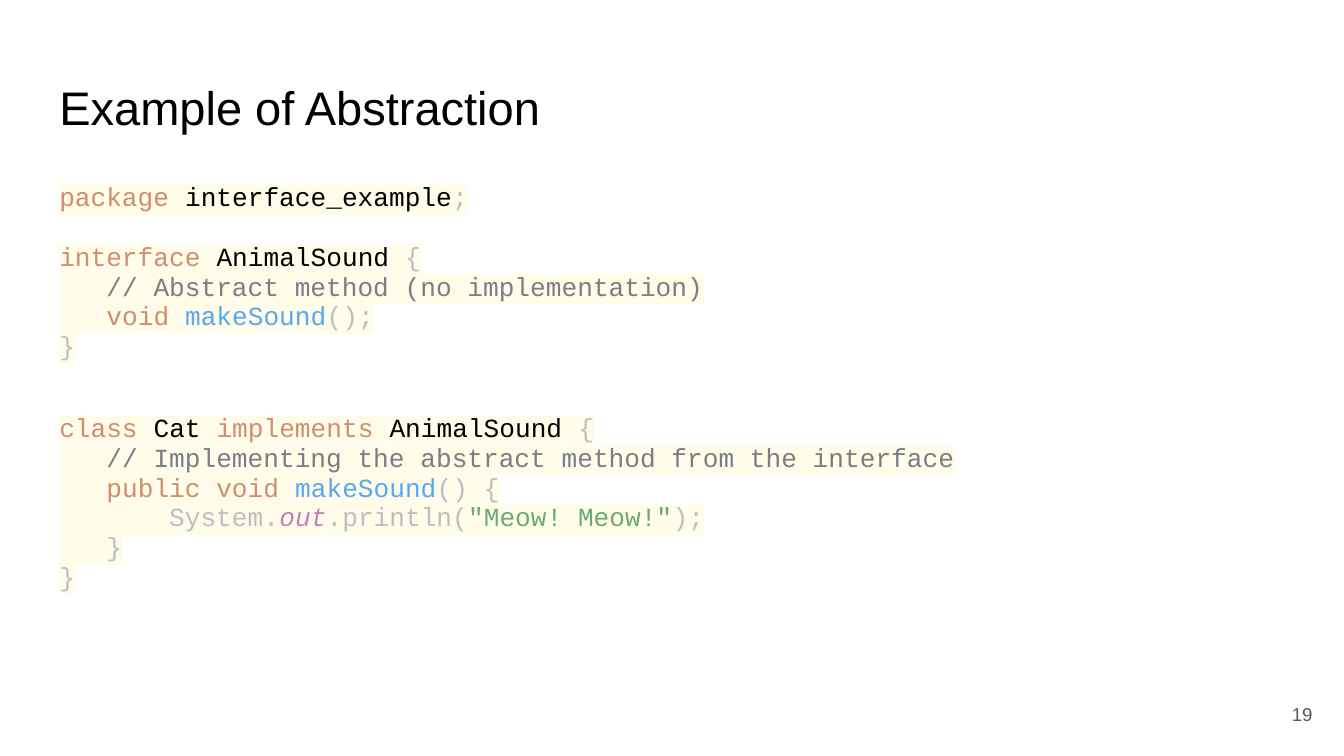
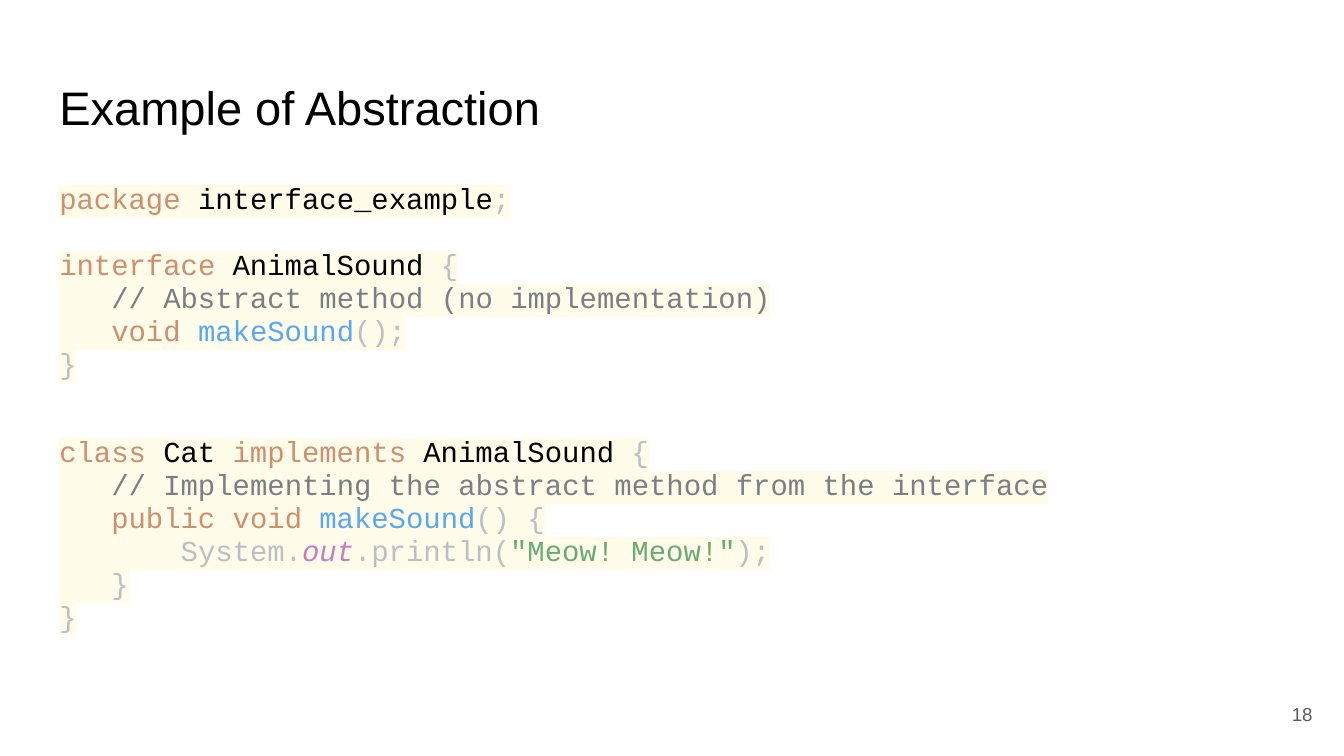
Before and after one commit to saeedsiddik/OOP_2025, a slide deck: slide 18 of Object Oriented Thoughts.pptx (slide 19 before the commit). Drawn at 1344x756 pixels with LibreOffice and Linux fonts; fonts in the diff are those of the drawing. Boxes give left, top, right and bottom in pixels: in the first picture for what was removed or moved away, otherwise in the second. Text is boxed around its words. In the diff, an @@ line names an element or a change of style, - is before the commit and + after.

Commit message:
Added method overloading, construction chaining, and others

```diff
--- a/Object Oriented Thoughts.pptx
+++ b/Object Oriented Thoughts.pptx
@@ text "package interface_example;" at [59,188,1048,567]: size 14 to 15.5 pt @@
@@ page number at [1292,708,1313,721]: text changed @@
-19
+18
```
Also in this commit, not shown: 3 other slides changed, 30 slides added, 3 slides removed.
